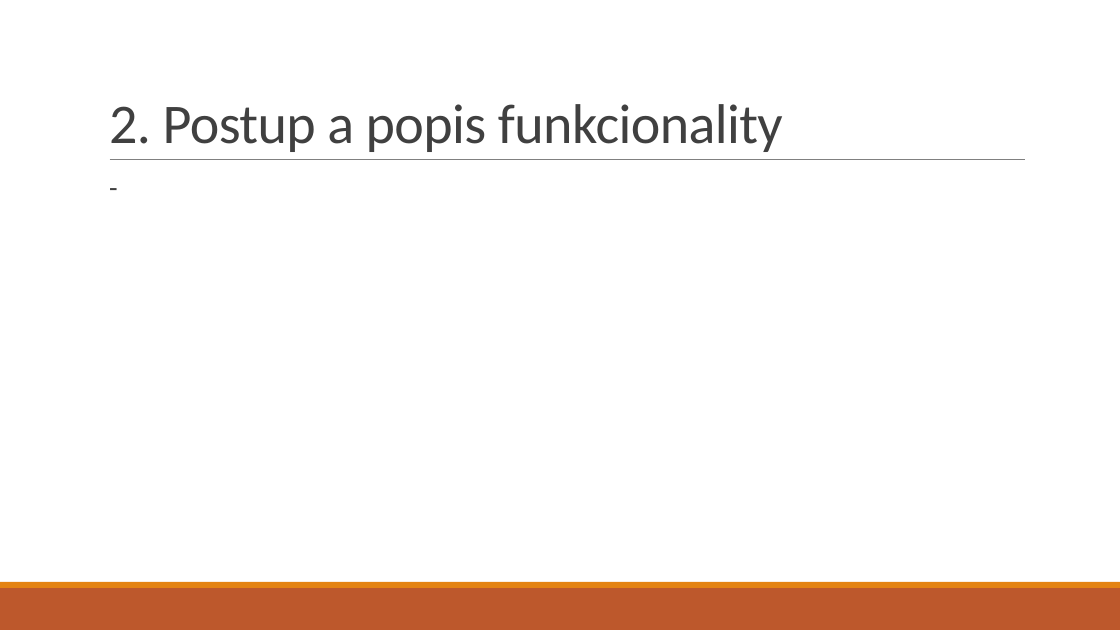
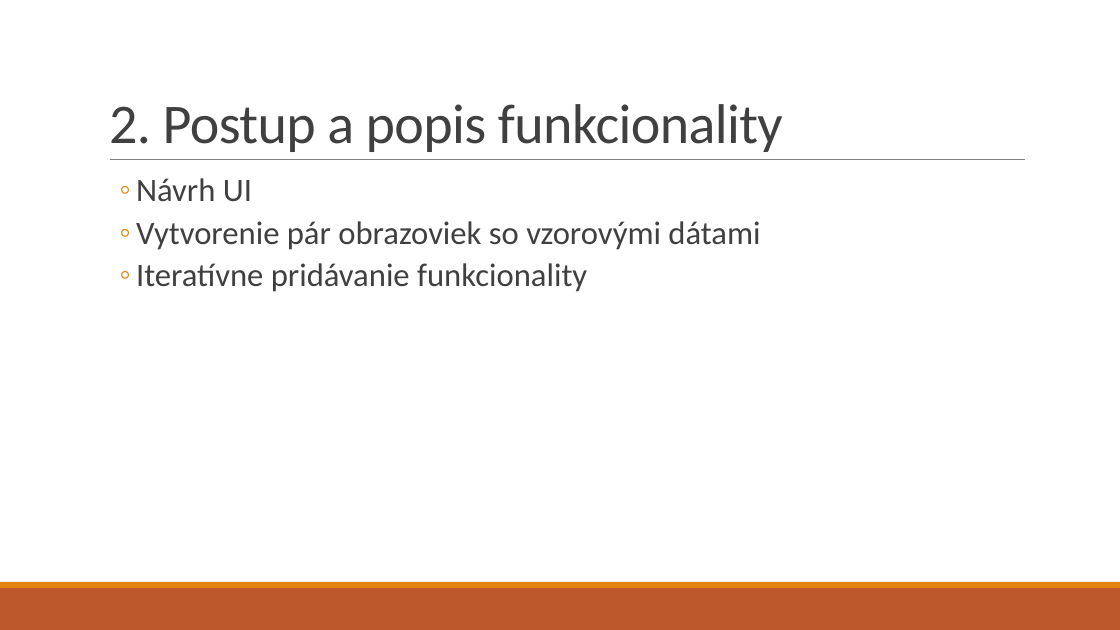
Before and after one commit to rtrembecky/drink_tracker, a slide deck: slide 5 of Presentation/Drink Tracker.pptx. Drawn at 1120x630 pixels with LibreOffice and Linux fonts; fonts in the diff are those of the drawing. Boxes give left, top, right and bottom in pixels: in the first picture for what was removed or moved away, otherwise in the second. Text is boxed around its words. In the diff, an @@ line names an element or a change of style, - is before the commit and + after.

```diff
--- a/Presentation/Drink Tracker.pptx
+++ b/Presentation/Drink Tracker.pptx
@@ text at box(136, 178, 760, 292): text changed; size 24 to 28 pt @@
-  -
+  ◦ Návrh UI
+  ◦ Vytvorenie pár obrazoviek so vzorovými dátami
+  ◦ Iteratívne pridávanie funkcionality
```
Also in this commit, not shown: 7 other slides changed, 9 other files.
